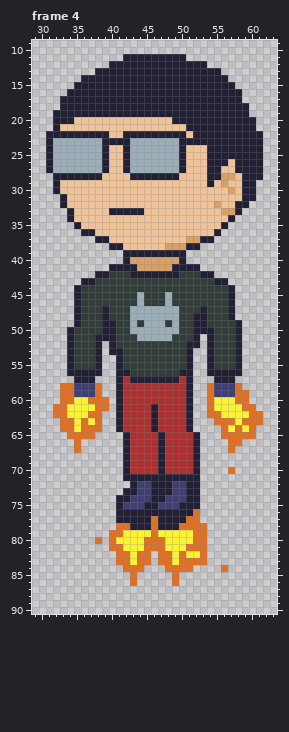
Pixel-art file, stored at static/images/avatar.aseprite. This is how it looked before the edit.
96x96 pixels, 4 frames. Shown: frame 4: x 29..63, y 9..90. The commit also changed other frames, which this record leaves out.
Now the later version:
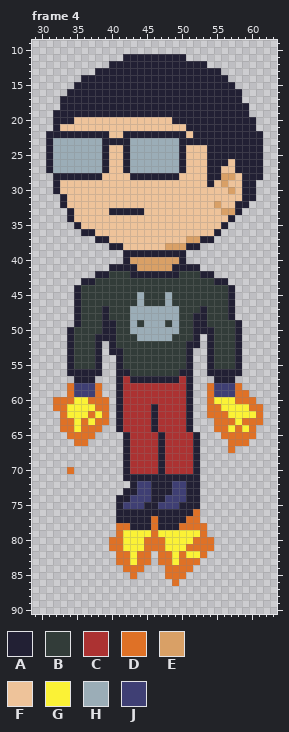
Palette (. is transparent): A #222034  B #323c39  C #ac3232  D #df7126  E #d9a066  F #eec39a  G #fbf236  H #9badb7  J #3f3f74
The commit says: Make sparks fly
What changed:
Changed rows in their new state; - is an unchanged pixel.
Frame 4:
first column x 32:
58 -.----------------------------
59 -.----------------------------
60 D---------------------------D-
61 -----------------------D---G-D
62 .-----GD----------------D---G-
63 -------D----------------------
64 -----------------------D------
66 ----D----------------------D--
67 ---.--------------------------
70 --D----------------------.----
first column x 38:
79 --.-----------G----
80 .--D------------D--
81 ----------------D--
83 ---------------.---
84 ------------------.
85 ----------D-D------
86 -----.-------------
Where, in picture pixels (left, top, right, bottom), the same in both pictures:
changed: (53, 383, 67, 418)
changed: (214, 397, 263, 432)
changed: (67, 411, 109, 474)
changed: (228, 439, 249, 474)
changed: (95, 530, 123, 544)
changed: (165, 530, 228, 579)
erased: (130, 579, 137, 586)
